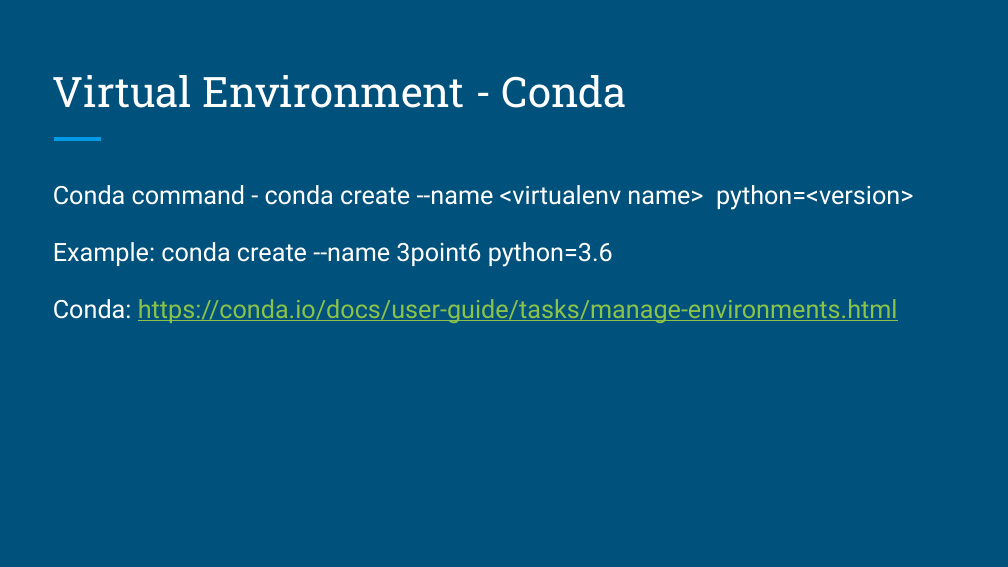
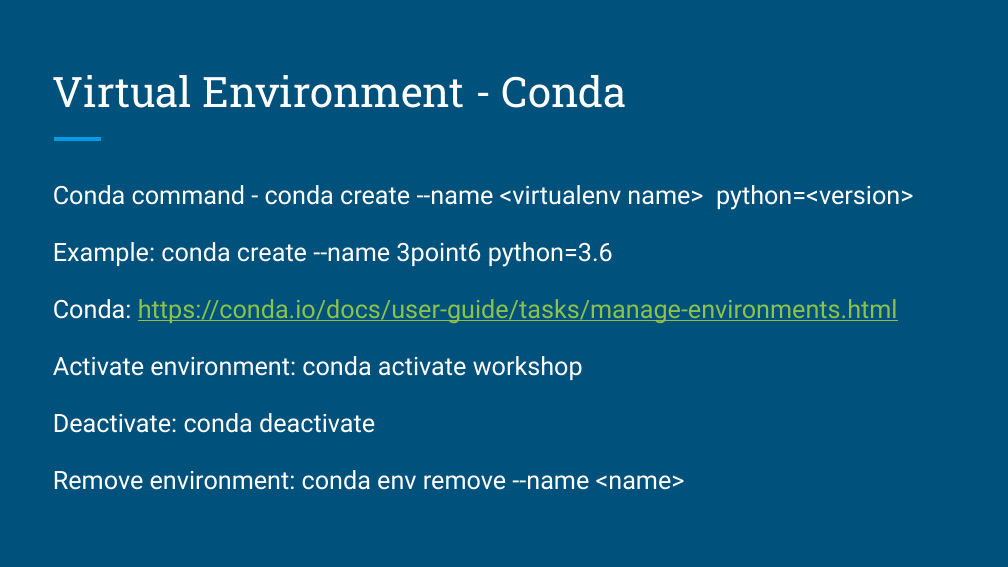
Before and after one commit to chirayyi/DSPython, a slide deck: slide 6 of shwetha/ML Python Toolkit.pptx (slide 5 before the commit). Drawn at 1008x567 pixels with LibreOffice and Linux fonts; fonts in the diff are those of the drawing. Boxes give left, top, right and bottom in pixels: in the first picture for what was removed or moved away, otherwise in the second. Text is boxed around its words. In the diff, an @@ line names an element or a change of style, - is before the commit and + after.

Commit message:
Changed environment file

```diff
--- a/shwetha/ML Python Toolkit.pptx
+++ b/shwetha/ML Python Toolkit.pptx
@@ text at bbox=[53, 356, 685, 490]: paragraphs added @@
+Activate environment: conda activate workshop
+Deactivate: conda deactivate
+Remove environment: conda env remove --name <name>
```
Also in this commit, not shown: 1 slide added, 2 other files.
